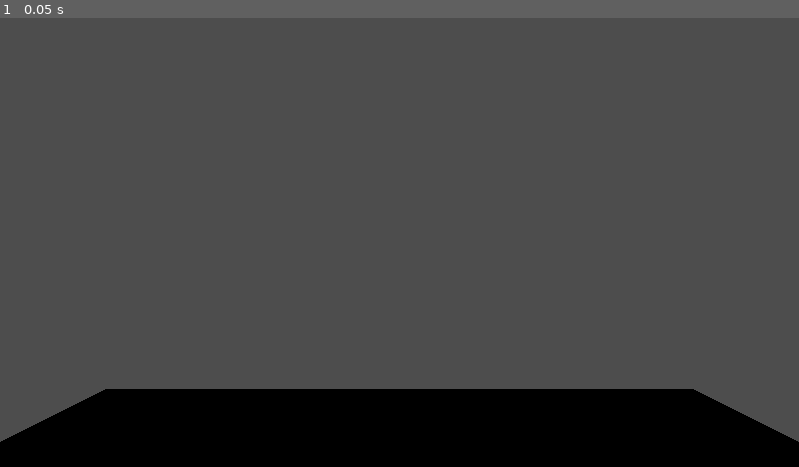
Above: before the commit, frame 1.
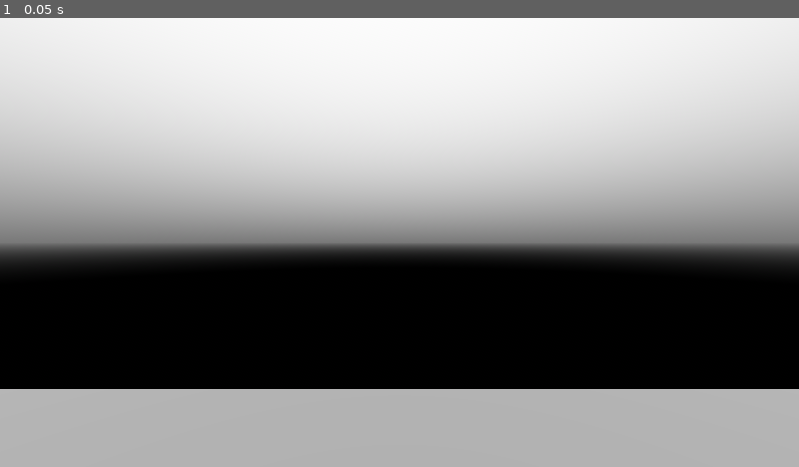
Above: after the commit, the same moment.

Repository: william-v4/flippyflippy
Game: Godot game, scene res://scenes/main/main.tscn
Same seed, same stepped clock (60 frames per second), same inputs: the game is played once before the commit and once after it.
Inputs:
- Up to frame 1 (0.05 s): no input

The runs differ from the first frame. In frame 1, 98% of the frame differs, in the area x 0-100%, y 0-100%.

Commit message:
Set up environment for flip and paint mechanic
Set up a WorldEnvironment for lighting, add a parallel platform,
and modify the scene tree to better manage the mechanics mentioned
above.

Diff:
--- a/godot_files/project.godot
+++ b/godot_files/project.godot
@@ -46,6 +46,11 @@
 "events": [Object(InputEventKey,"resource_local_to_scene":false,"resource_name":"","device":-1,"window_id":0,"alt_pressed":false,"shift_pressed":false,"ctrl_pressed":false,"meta_pressed":false,"pressed":false,"keycode":0,"physical_keycode":82,"key_label":0,"unicode":114,"echo":false,"script":null)
 ]
 }
+jump={
+"deadzone": 0.5,
+"events": [Object(InputEventKey,"resource_local_to_scene":false,"resource_name":"","device":-1,"window_id":0,"alt_pressed":false,"shift_pressed":false,"ctrl_pressed":false,"meta_pressed":false,"pressed":false,"keycode":0,"physical_keycode":32,"key_label":0,"unicode":32,"echo":false,"script":null)
+]
+}
 
 [rendering]
 
--- a/godot_files/scenes/main/main.gd
+++ b/godot_files/scenes/main/main.gd
@@ -1,4 +1,6 @@
 extends Node
+
+var rotating = false
 
 func _ready():
 	set_game_paused(true)
--- a/godot_files/scenes/main/main.tscn
+++ b/godot_files/scenes/main/main.tscn
@@ -1,16 +1,48 @@
-[gd_scene load_steps=5 format=3 uid="uid://ceewq447a6d84"]
+[gd_scene load_steps=11 format=3 uid="uid://ceewq447a6d84"]
 
 [ext_resource type="Script" path="res://scenes/main/main.gd" id="1_jekk6"]
 [ext_resource type="PackedScene" uid="uid://cr33k6wol2uje" path="res://scenes/player/player.tscn" id="1_lweby"]
 
+[sub_resource type="ProceduralSkyMaterial" id="ProceduralSkyMaterial_2i308"]
+sky_top_color = Color(1, 1, 1, 1)
+sky_horizon_color = Color(0.470588, 0.470588, 0.470588, 1)
+ground_bottom_color = Color(0, 0, 0, 1)
+ground_horizon_color = Color(0.470588, 0.470588, 0.470588, 1)
+
+[sub_resource type="Sky" id="Sky_dy80m"]
+sky_material = SubResource("ProceduralSkyMaterial_2i308")
+
+[sub_resource type="Environment" id="Environment_nff8l"]
+background_mode = 2
+sky = SubResource("Sky_dy80m")
+ambient_light_source = 2
+fog_enabled = true
+fog_light_color = Color(1, 1, 1, 1)
+fog_height_density = 16.0
+
+[sub_resource type="ORMMaterial3D" id="ORMMaterial3D_0kro2"]
+
 [sub_resource type="BoxMesh" id="BoxMesh_ey6qe"]
-size = Vector3(10, 1, 10)
+resource_local_to_scene = true
+lightmap_size_hint = Vector2i(104, 66)
+material = SubResource("ORMMaterial3D_0kro2")
+size = Vector3(50, 1, 10)
 
 [sub_resource type="BoxShape3D" id="BoxShape3D_un1jb"]
-size = Vector3(10, 1, 10)
+size = Vector3(50, 1, 10)
+
+[sub_resource type="ORMMaterial3D" id="ORMMaterial3D_iqeeo"]
+albedo_color = Color(0, 0, 0, 1)
+
+[sub_resource type="BoxMesh" id="BoxMesh_5u17k"]
+material = SubResource("ORMMaterial3D_iqeeo")
+size = Vector3(50, 1, 10)
 
 [node name="Main" type="Node"]
 script = ExtResource("1_jekk6")
+
+[node name="WorldEnvironment" type="WorldEnvironment" parent="."]
+environment = SubResource("Environment_nff8l")
 
 [node name="Levels" type="Node3D" parent="."]
 
@@ -23,11 +55,37 @@
 collision_layer = 2
 
 [node name="MeshInstance3D" type="MeshInstance3D" parent="Levels/TestPlatform/MainPlatform/BasePlatform"]
+cast_shadow = 0
 mesh = SubResource("BoxMesh_ey6qe")
 
 [node name="CollisionShape3D" type="CollisionShape3D" parent="Levels/TestPlatform/MainPlatform/BasePlatform"]
 shape = SubResource("BoxShape3D_un1jb")
 
+[node name="ParallelPlatform" type="Node3D" parent="Levels/TestPlatform/MainPlatform"]
+
+[node name="MainParallel" type="StaticBody3D" parent="Levels/TestPlatform/MainPlatform/ParallelPlatform"]
+transform = Transform3D(1, 0, 0, 0, 1, 0, 0, 0, 1, 0, 10, 0)
+collision_layer = 2
+
+[node name="MeshInstance3D" type="MeshInstance3D" parent="Levels/TestPlatform/MainPlatform/ParallelPlatform/MainParallel"]
+cast_shadow = 0
+mesh = SubResource("BoxMesh_5u17k")
+
+[node name="CollisionShape3D" type="CollisionShape3D" parent="Levels/TestPlatform/MainPlatform/ParallelPlatform/MainParallel"]
+shape = SubResource("BoxShape3D_un1jb")
+
+[node name="MonitoringParallel" type="StaticBody3D" parent="Levels/TestPlatform/MainPlatform/ParallelPlatform"]
+transform = Transform3D(1, 0, 0, 0, -1, 8.74228e-08, 0, -8.74228e-08, -1, 0, 0.5, 0)
+visible = false
+collision_layer = 2
+
+[node name="MeshInstance3D" type="MeshInstance3D" parent="Levels/TestPlatform/MainPlatform/ParallelPlatform/MonitoringParallel"]
+cast_shadow = 0
+mesh = SubResource("BoxMesh_5u17k")
+
+[node name="CollisionShape3D" type="CollisionShape3D" parent="Levels/TestPlatform/MainPlatform/ParallelPlatform/MonitoringParallel"]
+shape = SubResource("BoxShape3D_un1jb")
+
 [node name="Player" parent="." instance=ExtResource("1_lweby")]
 transform = Transform3D(1, 0, 0, 0, 1, 0, 0, 0, 1, 0, 3, 0)
 collision_mask = 2
--- a/godot_files/scenes/player/player.gd
+++ b/godot_files/scenes/player/player.gd
@@ -99,7 +99,7 @@
 	elif (abs(target_acceleration["x"]) > 0) and (target_acceleration["z"] == 0):
 		decelerate_plane(delta, "z")
 	# If the player is not applying acceleration on either plane, begin applying friction.
-	elif (pow((pow(target_acceleration["x"], 2) + pow(target_acceleration["z"], 2)), 1/2.0) == 0):
+	elif (target_acceleration["x"] == 0 and target_acceleration["y"] == 0):
 		apply_friction(delta)
 
 	# If the target_acceleration on both planes are accelerating at applied_normal_acceleration_scalar, then lower the resultant target_acceleration
@@ -135,6 +135,10 @@
 	target_acceleration["x"] = cos(atan2(current_z_acceleration, current_x_acceleration)) * maximum_acceleration
 	target_acceleration["z"] = sin(atan2(current_z_acceleration, current_x_acceleration)) * maximum_acceleration
 
+func lower_resultant_velocity(current_x_velocity : float, current_z_velocity : float):
+	target_velocity["x"] = cos(atan2(current_z_velocity, current_x_velocity)) * max_velocity_scalar["x"]
+	target_velocity["z"] = sin(atan2(current_z_velocity, current_x_velocity)) * max_velocity_scalar["z"]
+
 func apply_friction(delta : float):
 	# If changing target_velocity by the friction acceleration value will result in a non-zero value, set target_velocity and target_acceleration of that plane to 0.
 	if ((pow((pow(target_velocity["x"], 2) + pow(target_velocity["z"], 2)), 1/2.0) - (friction_acceleration_scalar * delta)) < 0):
@@ -149,10 +153,6 @@
 		target_velocity[plane_to_lower] = 0
 	else:
 		target_acceleration[plane_to_lower] = (target_velocity[plane_to_lower] / abs(target_velocity[plane_to_lower]) * -1) * (applied_normal_acceleration_scalar[plane_to_lower])
-
-func lower_resultant_velocity(current_x_velocity : float, current_z_velocity : float):
-	target_velocity["x"] = cos(atan2(current_z_velocity, current_x_velocity)) * max_velocity_scalar["x"]
-	target_velocity["z"] = sin(atan2(current_z_velocity, current_x_velocity)) * max_velocity_scalar["z"]
 
 func calculate_y_velocity(delta : float):
 	var previous_target_acceleration : int = target_acceleration["y"]
